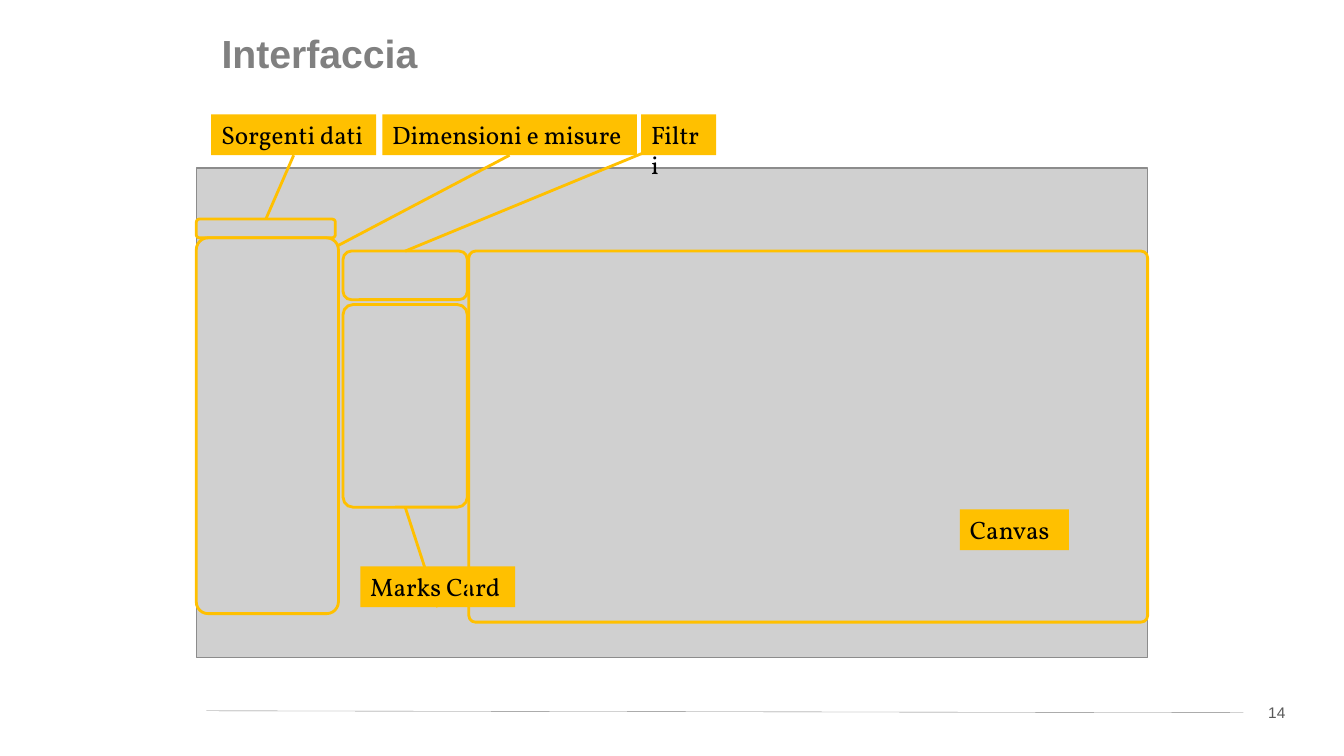
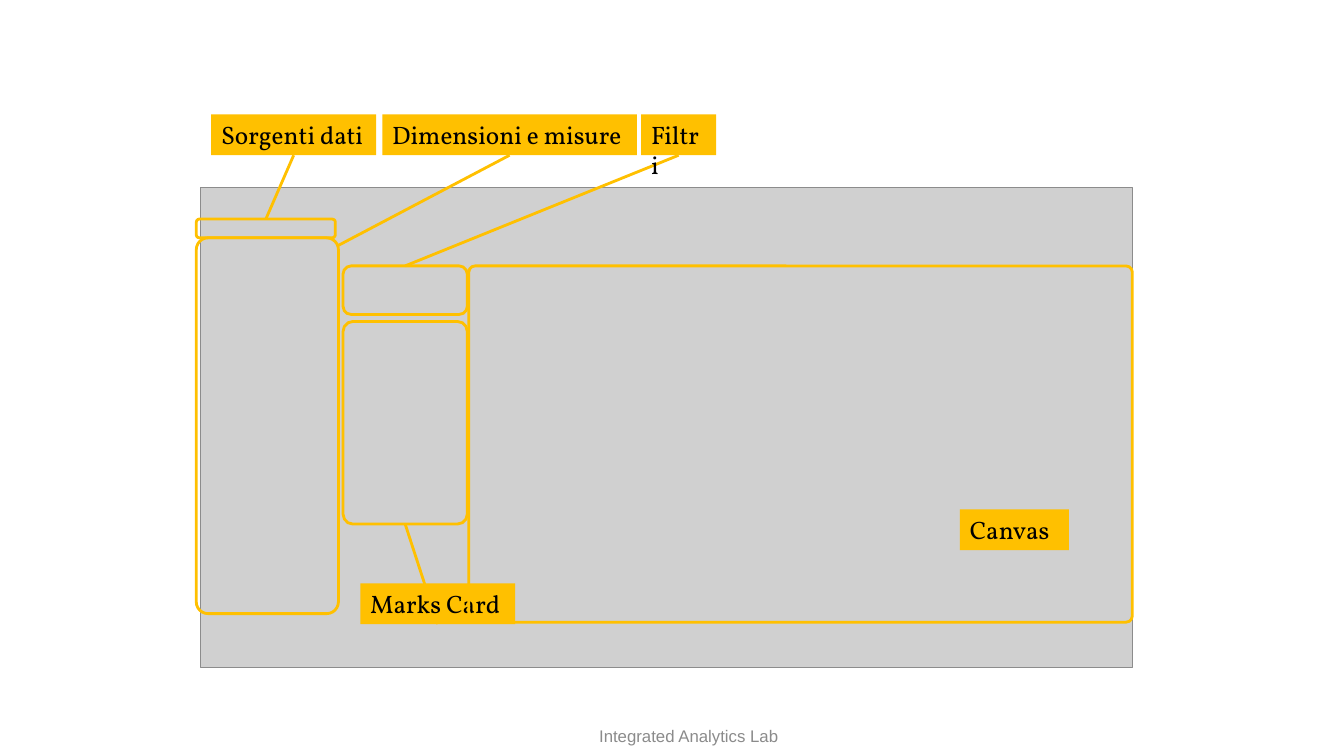
Before and after one commit to w4bo/teaching-handsondatapipelines, a slide deck: slide 8 of 04-OLAPandVisualization/slides.pptx (slide 14 before the commit). Drawn at 1344x756 pixels with LibreOffice and Linux fonts; fonts in the diff are those of the drawing; grey boxes stand for pictures; background and template pictures are left out. Boxes give left, top, right and bottom in pixels: in the first picture for what was removed or moved away, otherwise in the second. Text is boxed around its words. In the diff, an @@ line names an element or a change of style, - is before the commit and + after.

```diff
--- a/04-OLAPandVisualization/slides.pptx
+++ b/04-OLAPandVisualization/slides.pptx
@@ title removed at box(222, 39, 418, 69) @@
-Interfaccia
@@ line moved from (405, 251) - (648, 151) to (405, 266) - (679, 155) @@
@@ picture: place and size @@
-picture at box(197, 168, 1148, 658)
+picture at box(201, 188, 1133, 667)
@@ rounded rectangle: place and size @@
-rounded rectangle at box(469, 251, 1147, 622)
+rounded rectangle at box(469, 266, 1132, 622)
@@ rounded rectangle: place and size @@
-rounded rectangle at box(343, 304, 467, 507)
+rounded rectangle at box(343, 322, 467, 524)
@@ 1 rectangle, 1 rounded rectangle, 1 line: place and size @@
-1 rectangle, 1 rounded rectangle, 1 line at box(343, 251, 515, 607)
+1 rectangle, 1 rounded rectangle, 1 line at box(343, 266, 515, 624)
@@ line removed from (207, 711) to (1244, 713) @@
@@ page number removed at box(1268, 707, 1285, 718) @@
-14
@@ text added at box(599, 730, 778, 746), 12 pt, text #8C8C8C @@
+Integrated Analytics Lab
```
Also in this commit, not shown: 49 other slides changed, 1 slide added, 10 slides removed, 4 other files.
